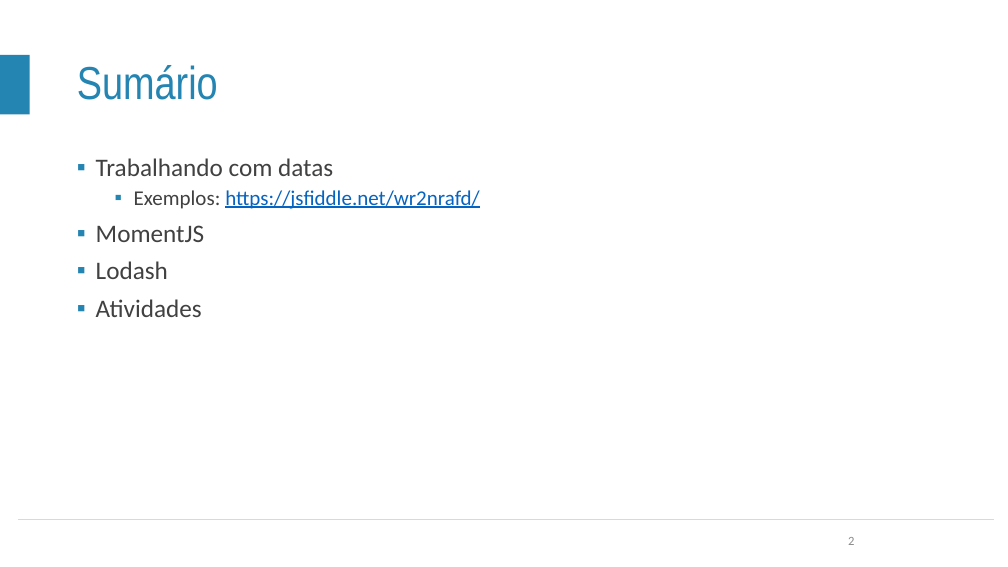
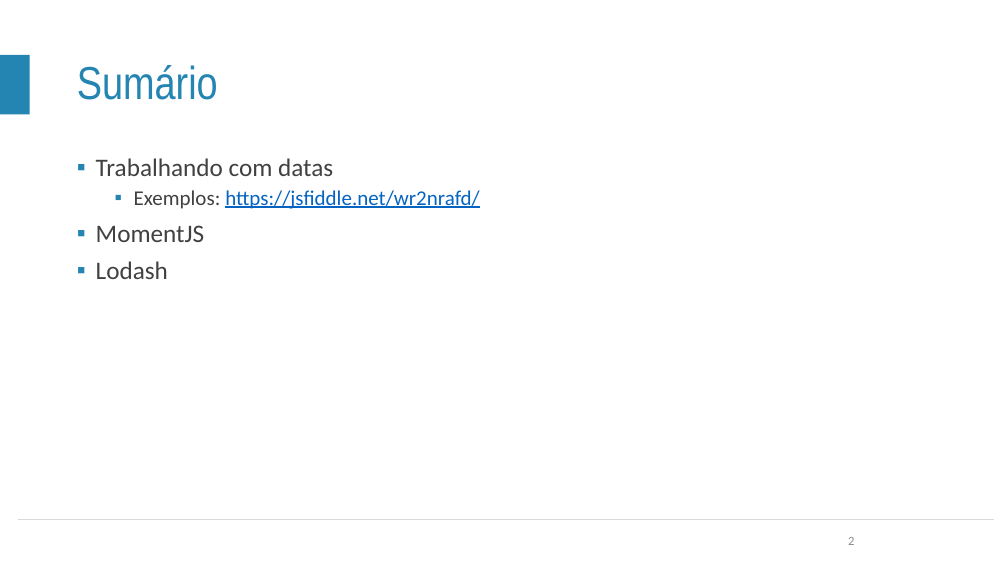
Before and after one commit to lgmf/fl-treinamento-js, a slide deck: slide 2 of parte3/Treinamento 2 - JavaScript - Parte 3 (Revisado 23.10.2017).pptx. Drawn at 1008x567 pixels with LibreOffice and Linux fonts; fonts in the diff are those of the drawing; background and template pictures are left out. Boxes give left, top, right and bottom in pixels: in the first picture for what was removed or moved away, otherwise in the second. Text is boxed around its words. In the diff, an @@ line names an element or a change of style, - is before the commit and + after.

Commit message:
Atualizando slide

```diff
--- a/parte3/Treinamento 2 - JavaScript - Parte 3 (Revisado 23.10.2017).pptx
+++ b/parte3/Treinamento 2 - JavaScript - Parte 3 (Revisado 23.10.2017).pptx
@@ text at (x1=96, y1=299, x2=202, y2=317): paragraph removed @@
-▪ Atividades
```
